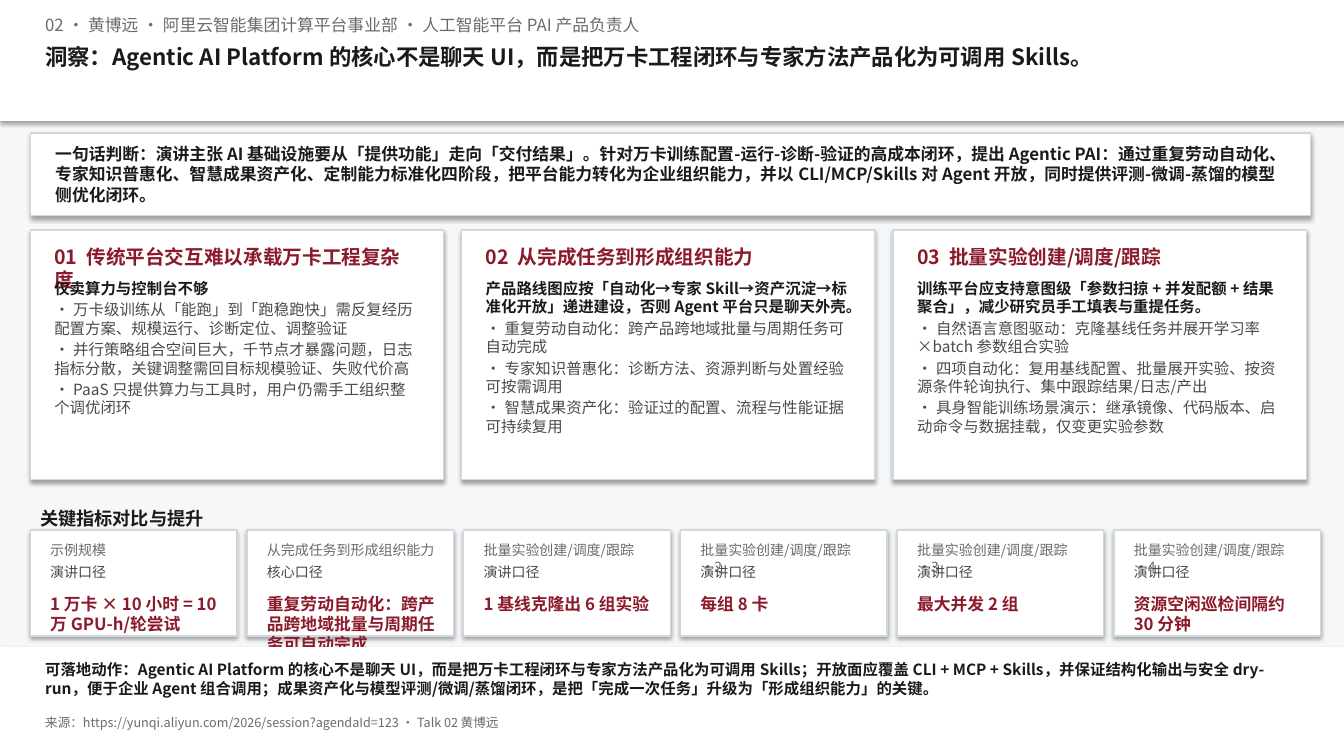
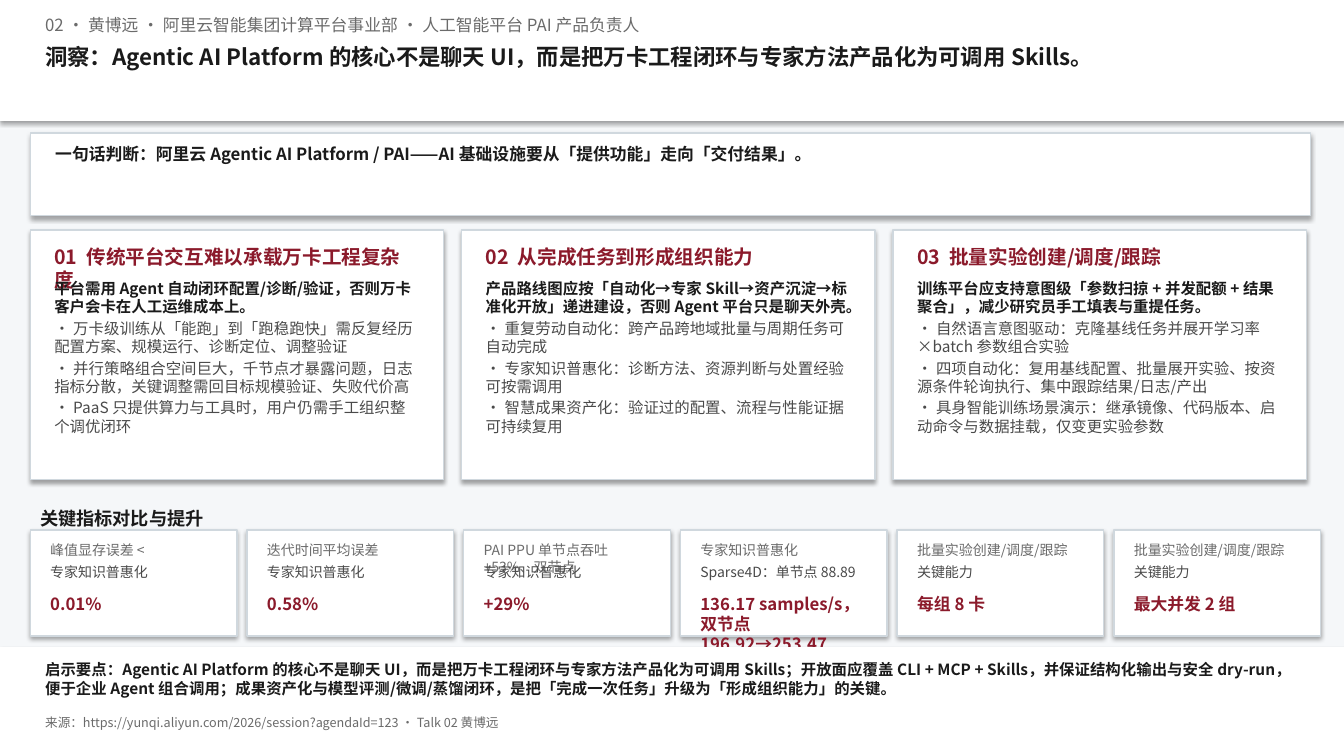
Before and after one commit to Annie-Summer/Kthena, a slide deck: slide 1 of yunqi-2026-pai-forum/docs/洞察一页-02-云原生 AI 的下一站：Agentic AI Platf.pptx. Drawn at 1344x756 pixels with LibreOffice and Linux fonts; fonts in the diff are those of the drawing. Boxes give left, top, right and bottom in pixels: in the first picture for what was removed or moved away, otherwise in the second. Text is boxed around its words. In the diff, an @@ line names an element or a change of style, - is before the commit and + after.

```diff
--- a/yunqi-2026-pai-forum/docs/洞察一页-02-云原生 AI 的下一站：Agentic AI Platf.pptx
+++ b/yunqi-2026-pai-forum/docs/洞察一页-02-云原生 AI 的下一站：Agentic AI Platf.pptx
@@ text at bbox=[55, 145, 811, 164]: text changed @@
-一句话判断：演讲主张 AI 基础设施要从「提供功能」走向「交付结果」。针对万卡训练配置-运行-诊断-验证的高成本闭环，提出 Agentic PAI：通过重复劳动自动化、专家知识普惠化、智慧成果资产化、定制能力标准化四阶段，把平台能力转化为企业组织能力，并以 CLI/MCP/Skills 对 Agent 开放，同时提供评测-微调-蒸馏的模型侧优化闭环。
+一句话判断：阿里云 Agentic AI Platform / PAI——AI 基础设施要从「提供功能」走向「交付结果」。
@@ text at bbox=[54, 279, 411, 314]: text changed @@
-仅卖算力与控制台不够
+平台需用 Agent 自动闭环配置/诊断/验证，否则万卡客户会卡在人工运维成本上。
@@ text at bbox=[50, 543, 134, 556]: text changed @@
-示例规模
+峰值显存误差 <
@@ text at bbox=[50, 565, 148, 578]: text changed @@
-演讲口径
+专家知识普惠化
@@ text at bbox=[267, 543, 379, 556]: text changed @@
-从完成任务到形成组织能力
+迭代时间平均误差
@@ text at bbox=[267, 565, 365, 578]: text changed @@
-核心口径
+专家知识普惠化
@@ text at bbox=[484, 543, 608, 576]: text changed @@
-批量实验创建/调度/跟踪
+PAI PPU 单节点吞吐 +53%、双节点
@@ text at bbox=[484, 563, 582, 578]: text changed @@
-演讲口径
+专家知识普惠化
@@ text at bbox=[700, 543, 798, 556]: text changed @@
-批量实验创建/调度/跟踪·2
+专家知识普惠化
@@ text at bbox=[700, 565, 856, 580]: text changed @@
-演讲口径
+Sparse4D：单节点 88.89
@@ text at bbox=[917, 565, 973, 578]: text changed @@
-演讲口径
+关键能力
@@ text at bbox=[1134, 565, 1190, 578]: text changed @@
-演讲口径
+关键能力
@@ text at bbox=[50, 597, 101, 611]: text changed @@
-1 万卡 × 10 小时 = 10 万 GPU-h/轮尝试
+0.01%
@@ text at bbox=[267, 597, 318, 611]: text changed @@
-重复劳动自动化：跨产品跨地域批量与周期任务可自动完成
+0.58%
@@ text at bbox=[484, 597, 530, 611]: text changed @@
-1 基线克隆出 6 组实验
++29%
@@ text at bbox=[700, 596, 859, 675]: text changed @@
-每组 8 卡
+136.17 samples/s，双节点 196.92→253.47 samples/s
@@ text at bbox=[917, 595, 985, 612]: text changed @@
-最大并发 2 组
+每组 8 卡
@@ text at bbox=[1134, 593, 1236, 615]: text changed @@
-资源空闲巡检间隔约 30 分钟
+最大并发 2 组
@@ text at bbox=[45, 662, 1290, 698]: text changed @@
-可落地动作：Agentic AI Platform 的核心不是聊天 UI，而是把万卡工程闭环与专家方法产品化为可调用 Skills；开放面应覆盖 CLI + MCP + Skills，并保证结构化输出与安全 dry-run，便于企业 Agent 组合调用；成果资产化与模型评测/微调/蒸馏闭环，是把「完成一次任务」升级为「形成组织能力」的关键。
+启示要点：Agentic AI Platform 的核心不是聊天 UI，而是把万卡工程闭环与专家方法产品化为可调用 Skills；开放面应覆盖 CLI + MCP + Skills，并保证结构化输出与安全 dry-run，便于企业 Agent 组合调用；成果资产化与模型评测/微调/蒸馏闭环，是把「完成一次任务」升级为「形成组织能力」的关键。
```
Also in this commit, not shown: 22 other files.
